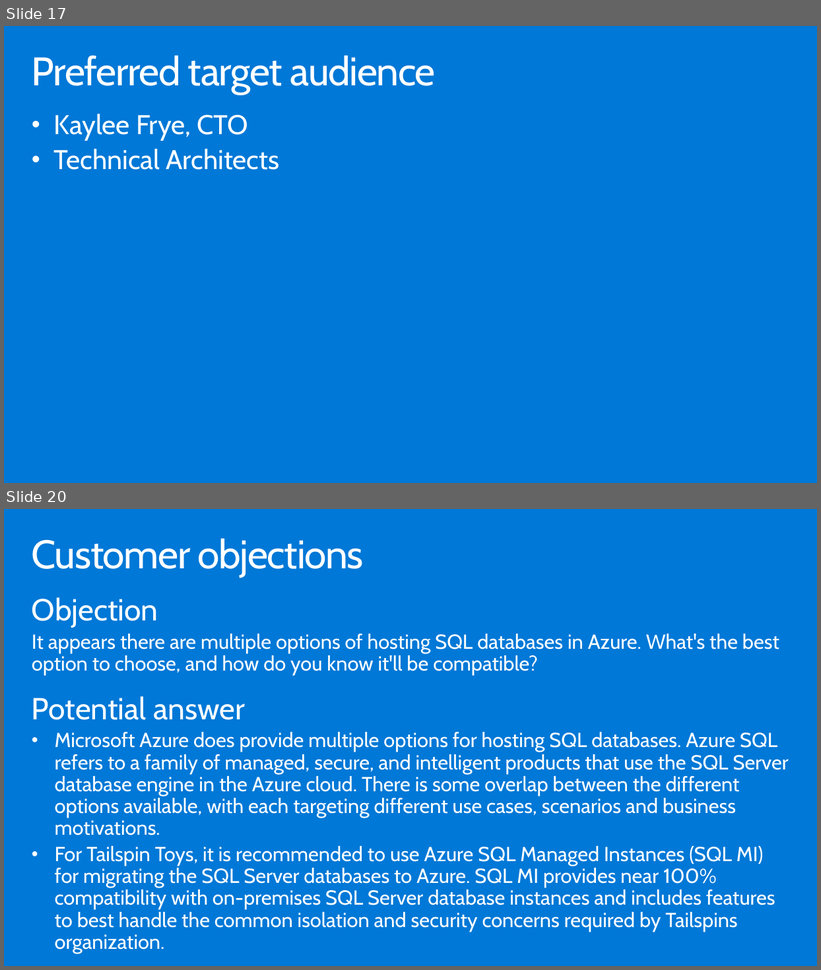
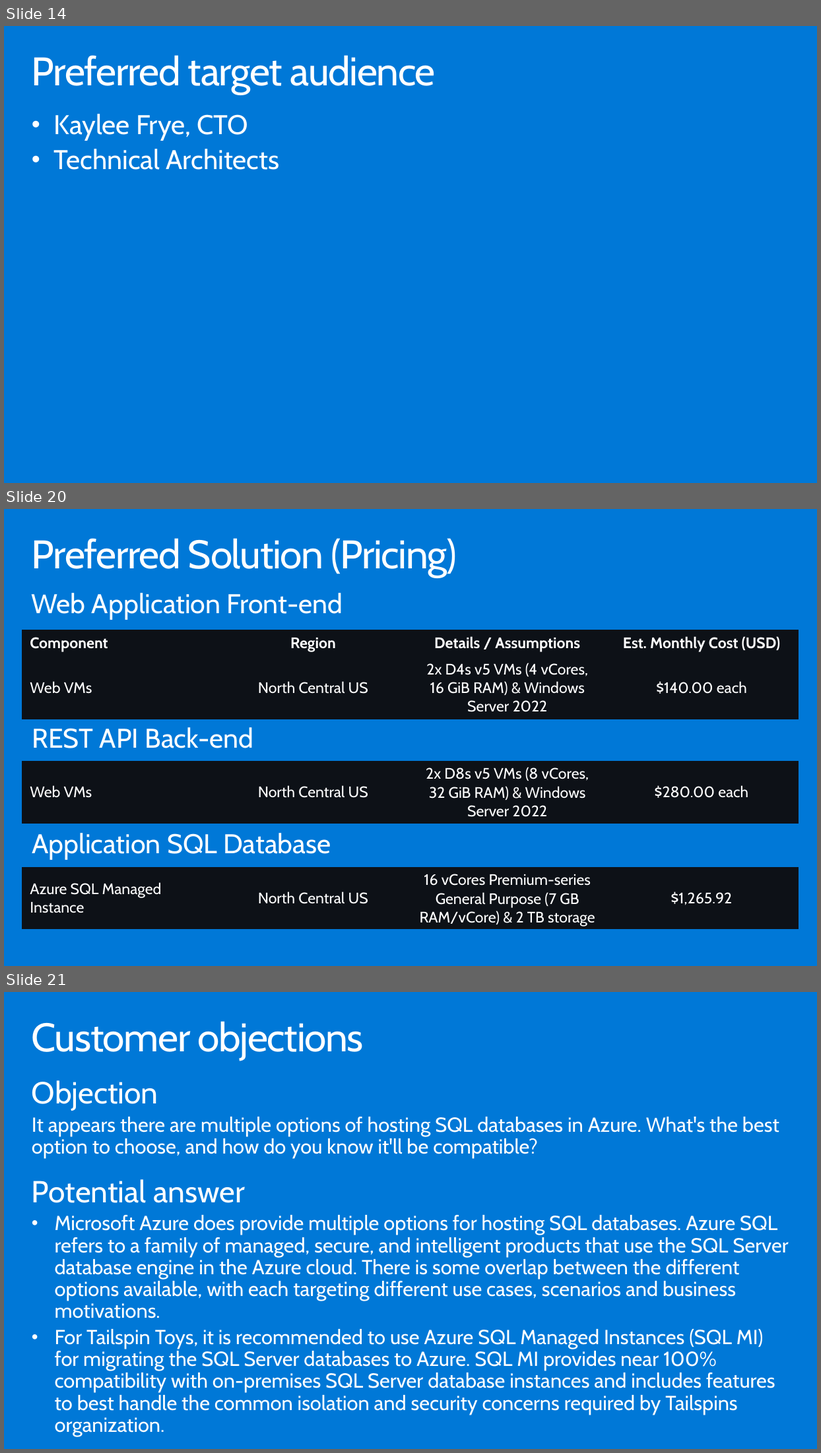
Before and after one commit to solliancenet/-Building-the-business-migration-case-with-Windows-Server-and-SQL-Server, a slide deck: Whiteboard design session/WDS trainer presentation - Building the business migration case with Windows Server and SQL Server.pptx. Shown one above the other, each under a label of ours: slides 17 and 20 before the commit, slides 14, 20 and 21 after it; the slides between them are not shown. The pictures are 821x970 and 821x1453 pixels, drawn with LibreOffice and Linux fonts; fonts in the diff are those of the drawing. Boxes give left, top, right and bottom in pixels: in the first picture for what was removed or moved away, otherwise in the second. Text is boxed around its words. In the diff, an @@ line names an element or a change of style, - is before the commit and + after.

```diff
--- a/Whiteboard design session/WDS trainer presentation - Building the business migration case with Windows Server and SQL Server.pptx
+++ b/Whiteboard design session/WDS trainer presentation - Building the business migration case with Windows Server and SQL Server.pptx
@@ slide 20 added at (4, 509, 817, 966), background #0078D7 @@
@@ title added at (32, 538, 457, 577), 47 pt, text #FFFFFF @@
+Preferred Solution (Pricing)
@@ text added at (32, 593, 343, 620), 32 pt, text #FFFFFF @@
+Web Application Front-end
@@ table added at (22, 630, 800, 719), 2 rows, 4 columns @@
+Component | Region | Details / Assumptions | Est. Monthly Cost (USD)
+Web VMs | North Central US | 2x D4s v5 VMs (4 vCores, 16 GiB RAM) & Windows Server 2022 | $140.00 each
@@ text added at (32, 727, 253, 749), 32 pt, text #FFFFFF @@
+REST API Back-end
@@ table added at (22, 761, 800, 823), 1 rows, 4 columns @@
+Web VMs | North Central US | 2x D8s v5 VMs (8 vCores, 32 GiB RAM) & Windows Server 2022 | $280.00 each
@@ text added at (32, 833, 331, 860), 32 pt, text #FFFFFF @@
+Application SQL Database
@@ table added at (22, 867, 800, 948), 1 rows, 4 columns @@
+Azure SQL Managed Instance | North Central US | 16 vCores Premium-series General Purpose (7 GB RAM/vCore) & 2 TB storage | $1,265.92
@@ what was slide 17 is now slide 14 @@
@@ what was slide 20 is now slide 21 @@
```
Also in this commit, not shown: 5 other slides added, 5 slides removed, 2 other files.
